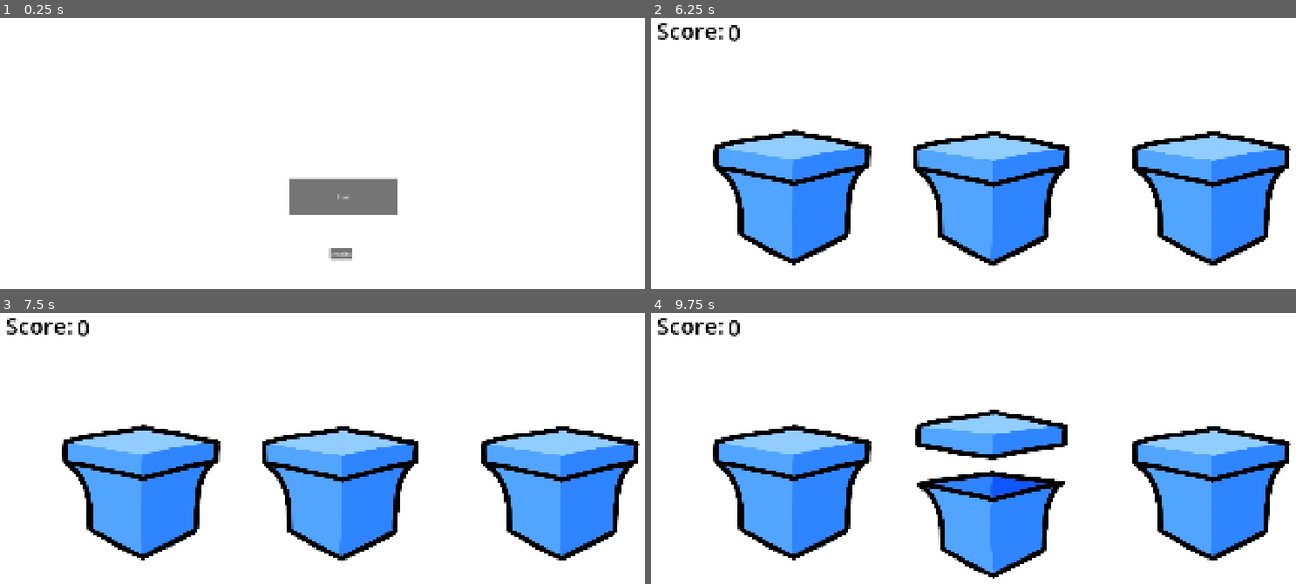
Above: before the commit, frames 1-4 (two rows, left to right).
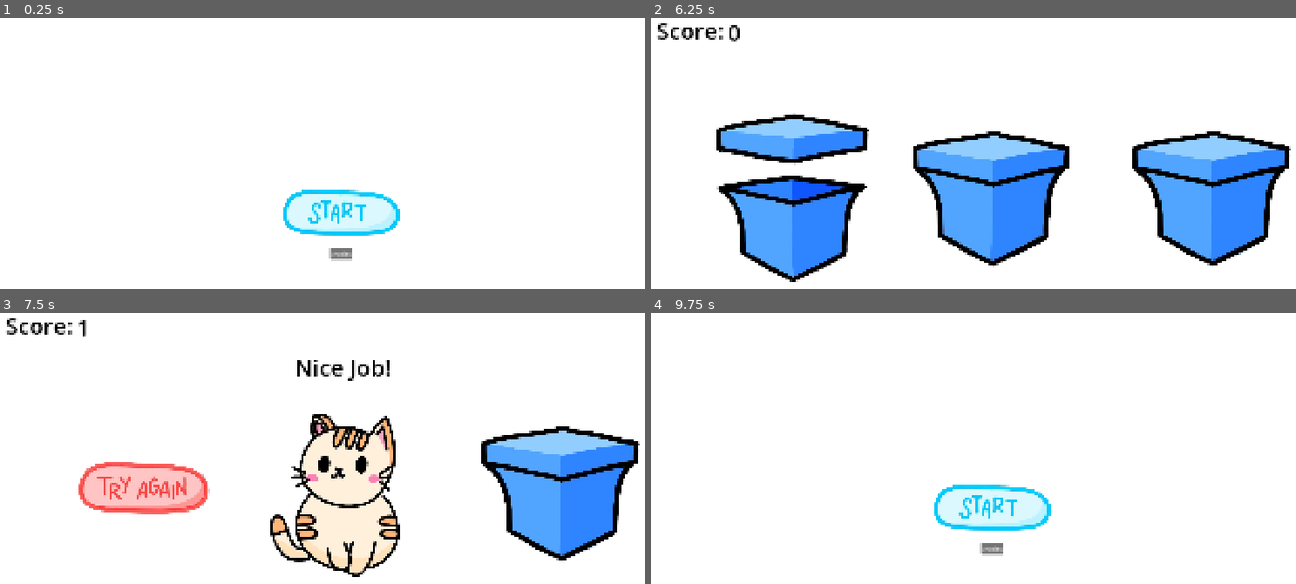
Above: after the commit, the same moments.

Repository: augustgrantham/gamejam2026
Game: Godot game, scene res://scenes/mainmenu.tscn
Same seed, same stepped clock (60 frames per second), same inputs: the game is played once before the commit and once after it.
Inputs (mouse positions are in pixels of both pictures, inside the frame that each line leads up to):
- Up to frame 1 (0.25 s): no input
- Up to frame 2 (6.25 s): click (992, 196) at 0.5 s; tap Enter at 1.25, 2.75, 5.75 s; move the mouse to (792, 196) at 1.27 s; click (792, 196) at 1.42 s; tap Space at 2, 3.5 s; move the mouse to (992, 196) at 2.02 s; click (992, 196) at 2.17 s; move the mouse to (1212, 196) at 2.77 s; click (1212, 196) at 2.92 s; move the mouse to (960, 275) at 3.52 s; click (960, 275) at 3.67 s; move the mouse to (1205, 256) at 4.27 s; click (1205, 256) at 4.42 s; click (992, 196) at 5 s; move the mouse to (786, 139) at 5.77 s; click (786, 139) at 5.92 s
- Up to frame 3 (7.5 s): tap Space at 6.5 s; move the mouse to (380, 494) at 6.52 s; click (380, 494) at 6.67 s; move the mouse to (238, 394) at 7.27 s; click (238, 394) at 7.42 s
- Up to frame 4 (9.75 s): move the mouse to (1147, 472) at 8.02 s; click (1147, 472) at 8.17 s; move the mouse to (857, 513) at 8.77 s; click (857, 513) at 8.92 s; click (992, 491) at 9.52 s

The runs differ from the first frame. In frame 1, 3.6% of the frame differs, in the area x 43-63%, y 58-81%; in frame 2, 8.2%; in frame 3, 19%; in frame 4, 27%, in the area x 0-100%, y 1-99%.

Commit message:
Fix hit-box

Diff:
--- a/where's-schrodinger's-cat-/scenes/box.tscn
+++ b/where's-schrodinger's-cat-/scenes/box.tscn
@@ -7,7 +7,7 @@
 [ext_resource type="Texture2D" uid="uid://oin40kmfxk0k" path="res://assets/new assets/try-again-button.png" id="5_dijgj"]
 
 [sub_resource type="RectangleShape2D" id="RectangleShape2D_oq5cr"]
-size = Vector2(132, 130)
+size = Vector2(431, 373)
 
 [sub_resource type="SpriteFrames" id="SpriteFrames_faous"]
 animations = [{
@@ -61,11 +61,11 @@
 input_pickable = true
 
 [node name="CollisionShape2D" type="CollisionShape2D" parent="CharacterBody2D" unique_id=933142590]
-position = Vector2(-1, 0)
+position = Vector2(-9.5, -8.5)
 shape = SubResource("RectangleShape2D_oq5cr")
 
 [node name="AnimatedSprite2D" type="AnimatedSprite2D" parent="CharacterBody2D" unique_id=1548334732]
 sprite_frames = SubResource("SpriteFrames_faous")
-animation = &"empty_box"
+animation = &"closed"
 
 [connection signal="input_event" from="CharacterBody2D" to="." method="_on_character_body_2d_input_event"]
--- a/where's-schrodinger's-cat-/scenes/mainmenu.tscn
+++ b/where's-schrodinger's-cat-/scenes/mainmenu.tscn
@@ -1,6 +1,7 @@
 [gd_scene format=3 uid="uid://cbgvmy6uch54h"]
 
 [ext_resource type="Script" uid="uid://ciu113royav1c" path="res://scripts/mainmenu.gd" id="1_cmhrf"]
+[ext_resource type="Texture2D" uid="uid://bkc7oss8qkd70" path="res://assets/new assets/start-button.png" id="2_r3g3c"]
 [ext_resource type="AudioStream" uid="uid://dwcbktsrawh2x" path="res://sounds/531851__tissman__menu-click-2.ogg" id="3_wgsso"]
 
 [node name="menuNode" type="Control" unique_id=653461740]
@@ -26,9 +27,17 @@
 offset_bottom = 1073.0
 
 [node name="Button" type="Button" parent="CenterContainer" unique_id=135161836]
-custom_minimum_size = Vector2(300, 100)
+clip_contents = true
+custom_minimum_size = Vector2(500, 300)
 layout_mode = 2
-text = "Start"
+flat = true
+icon_alignment = 1
+expand_icon = true
+
+[node name="Sprite2D" type="Sprite2D" parent="CenterContainer/Button" unique_id=1732155530]
+position = Vector2(243, 215.00003)
+scale = Vector2(0.8980001, 0.8980001)
+texture = ExtResource("2_r3g3c")
 
 [node name="Settings" type="CenterContainer" parent="." unique_id=659670482]
 layout_mode = 1
@@ -47,6 +56,8 @@
 text = "credits
 "
 
+[node name="Sprite2D" type="Sprite2D" parent="Settings/Button" unique_id=1198437685]
+
 [node name="MusicStream" type="AudioStreamPlayer2D" parent="." unique_id=135042541]
 stream = ExtResource("3_wgsso")
 bus = &"Music"
Not shown, changed: where's-schrodinger's-cat-/assets/new assets/start-button.png.import
